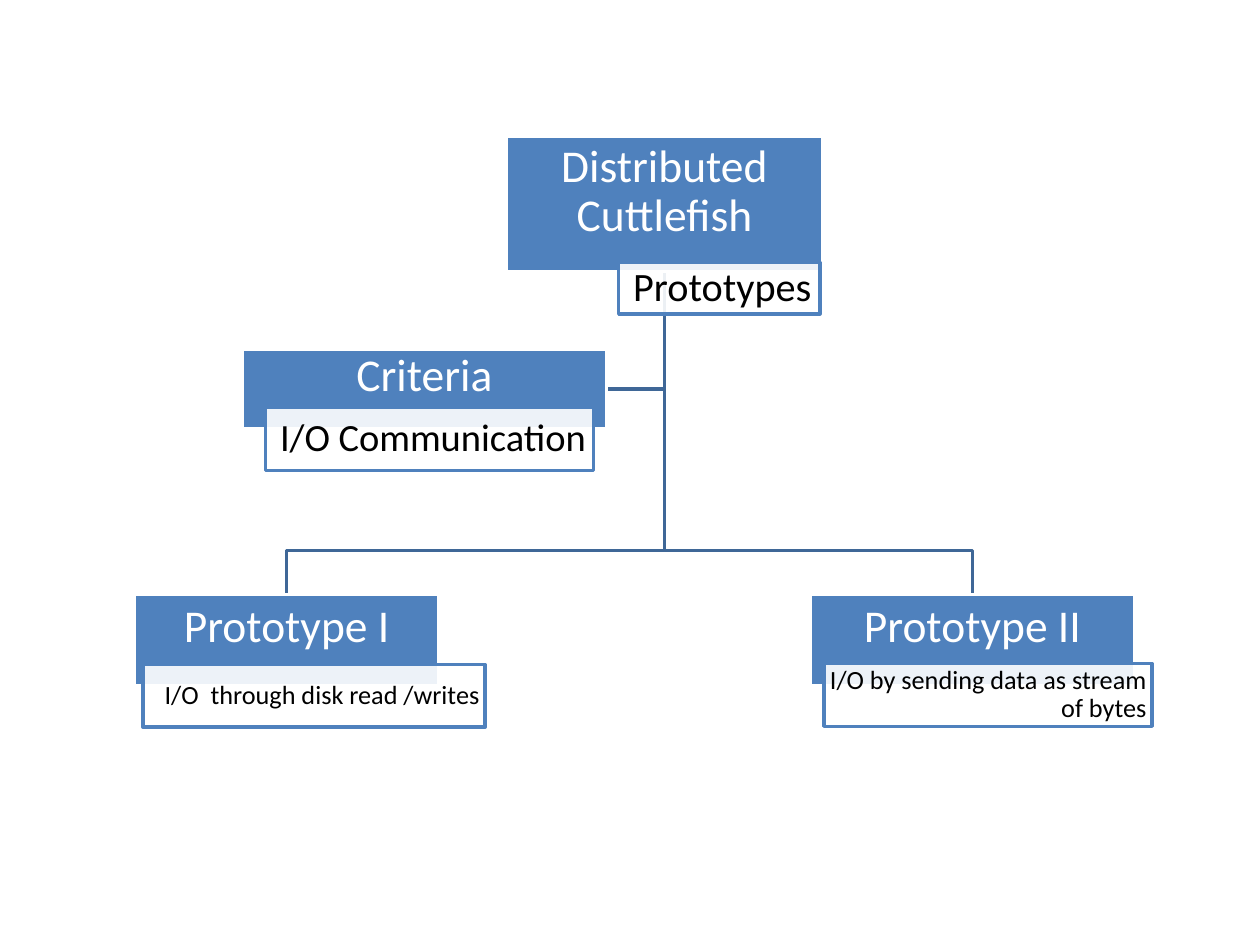
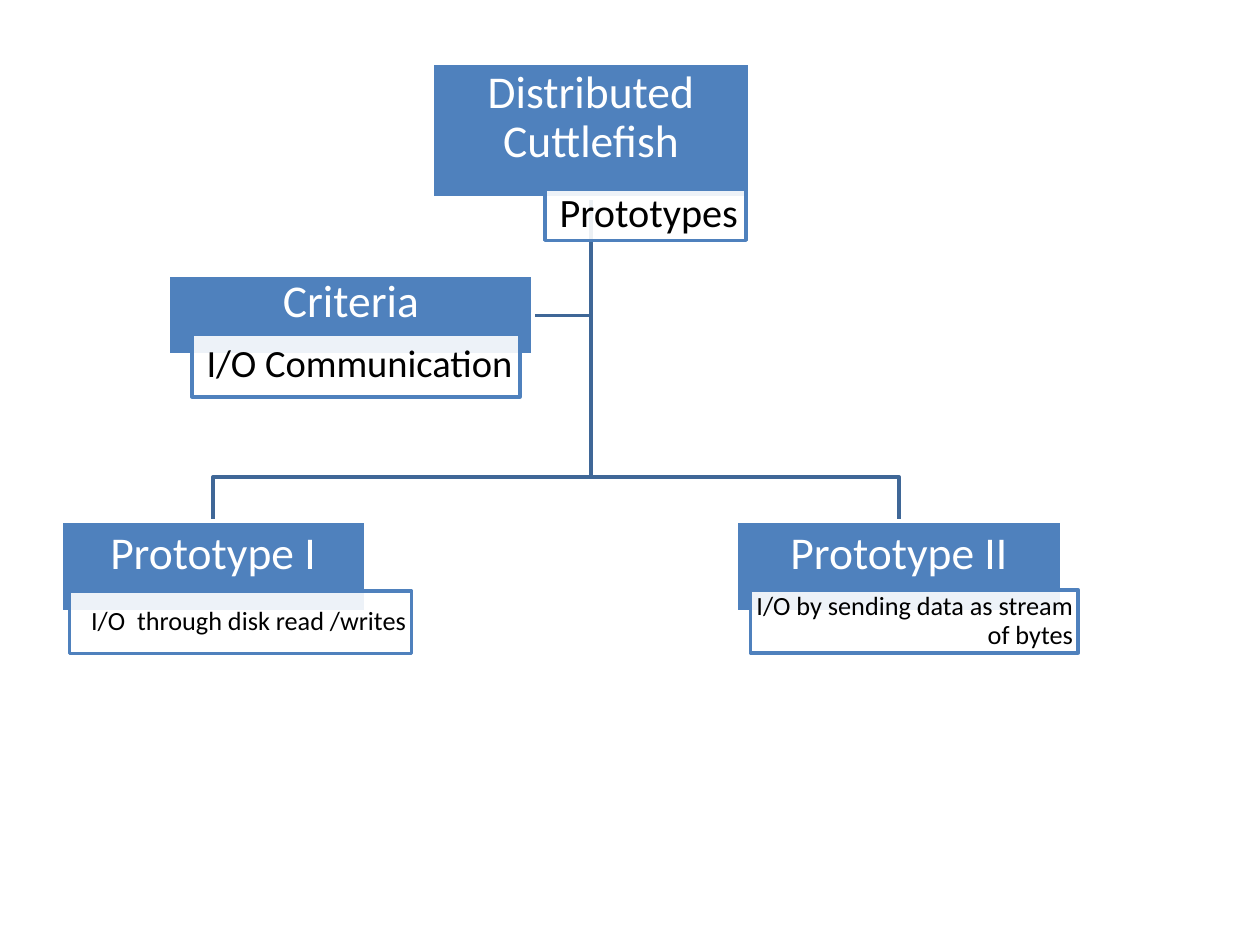
Before and after one commit to bsuman/ThesisDocumentation, a slide deck: slide 28 of pictures.pptx. Drawn at 1260x945 pixels with LibreOffice and Linux fonts; fonts in the diff are those of the drawing. Boxes give left, top, right and bottom in pixels: in the first picture for what was removed or moved away, otherwise in the second. Text is boxed around its words. In the diff, an @@ line names an element or a change of style, - is before the commit and + after.

```diff
--- a/pictures.pptx
+++ b/pictures.pptx
@@ 8 texts, 8 rectangles, 3 freeform shapes: place and size @@
-8 texts, 8 rectangles, 3 freeform shapes at [135, 136, 1152, 727]
+8 texts, 8 rectangles, 3 freeform shapes at [60, 63, 1079, 654]
```
Also in this commit, not shown: 3 other slides changed, 5 other files.
